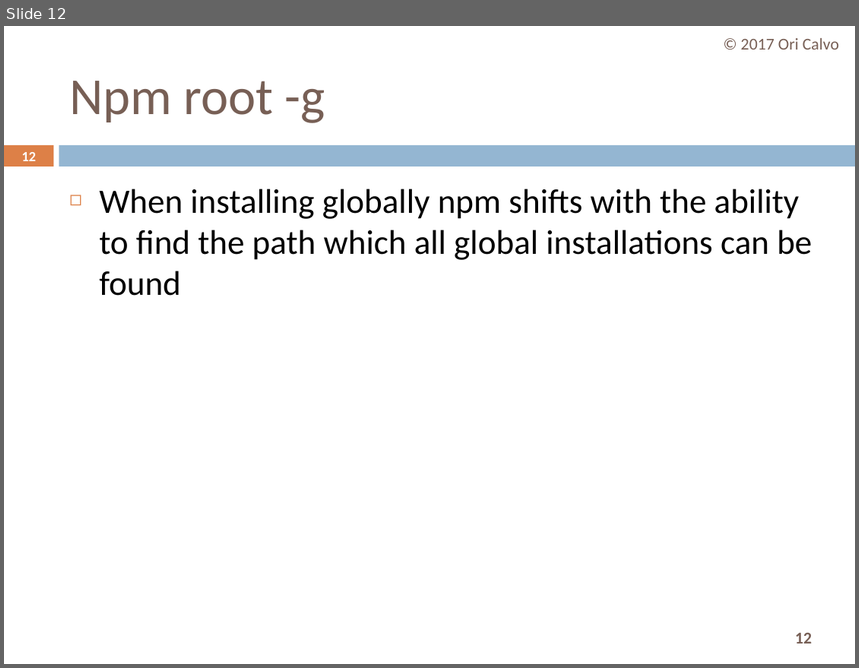
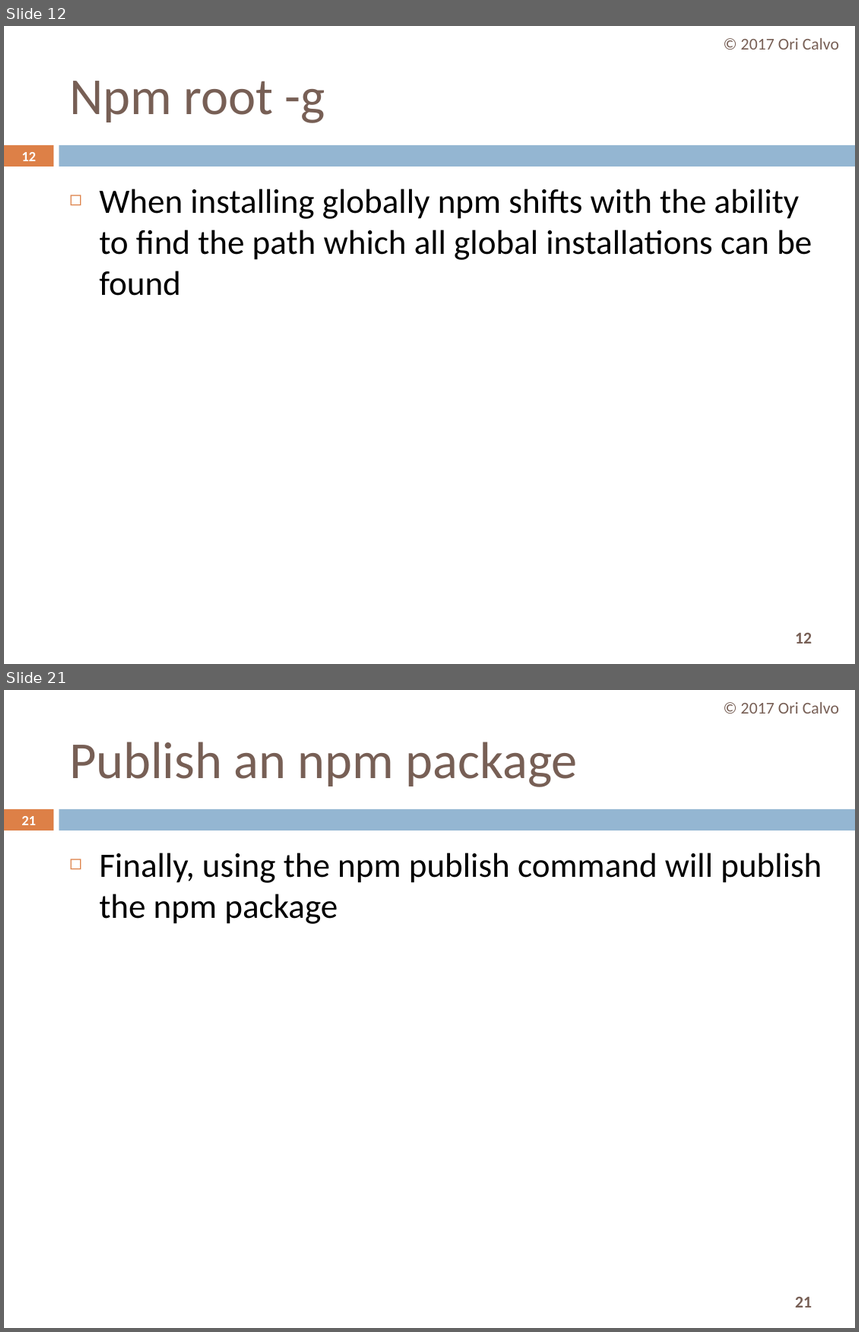
Before and after one commit to oricalvo/course-angular, a slide deck: PPTs/npm.pptx. Shown one above the other, each under a label of ours: slide 12 before the commit, slides 12 and 21 after it; the slides between them are not shown. The pictures are 859x668 and 859x1332 pixels, drawn with LibreOffice and Linux fonts; fonts in the diff are those of the drawing. Boxes give left, top, right and bottom in pixels: in the first picture for what was removed or moved away, otherwise in the second. Text is boxed around its words. In the diff, an @@ line names an element or a change of style, - is before the commit and + after.

```diff
--- a/PPTs/npm.pptx
+++ b/PPTs/npm.pptx
@@ slide 21 added at [4, 690, 855, 1328], background #FFFFFF; not listed: 3 template elements that a slide beside it also shows @@
@@ text added at [741, 702, 839, 714], 14 pt, text #775F55 @@
+© 2017 Ori Calvo
@@ title added at [69, 742, 578, 787], 44 pt, text #775F55 @@
+Publish an npm package
@@ page number added at [21, 816, 36, 825], 11.9 pt, text #FFFFFF, bold @@
+21
@@ text added at [99, 853, 822, 924], 29 pt, text #000000 @@
+◻ Finally, using the npm publish command will publish the npm package
```
Also in this commit, not shown: 5 slides changed, 10 other slides added.
